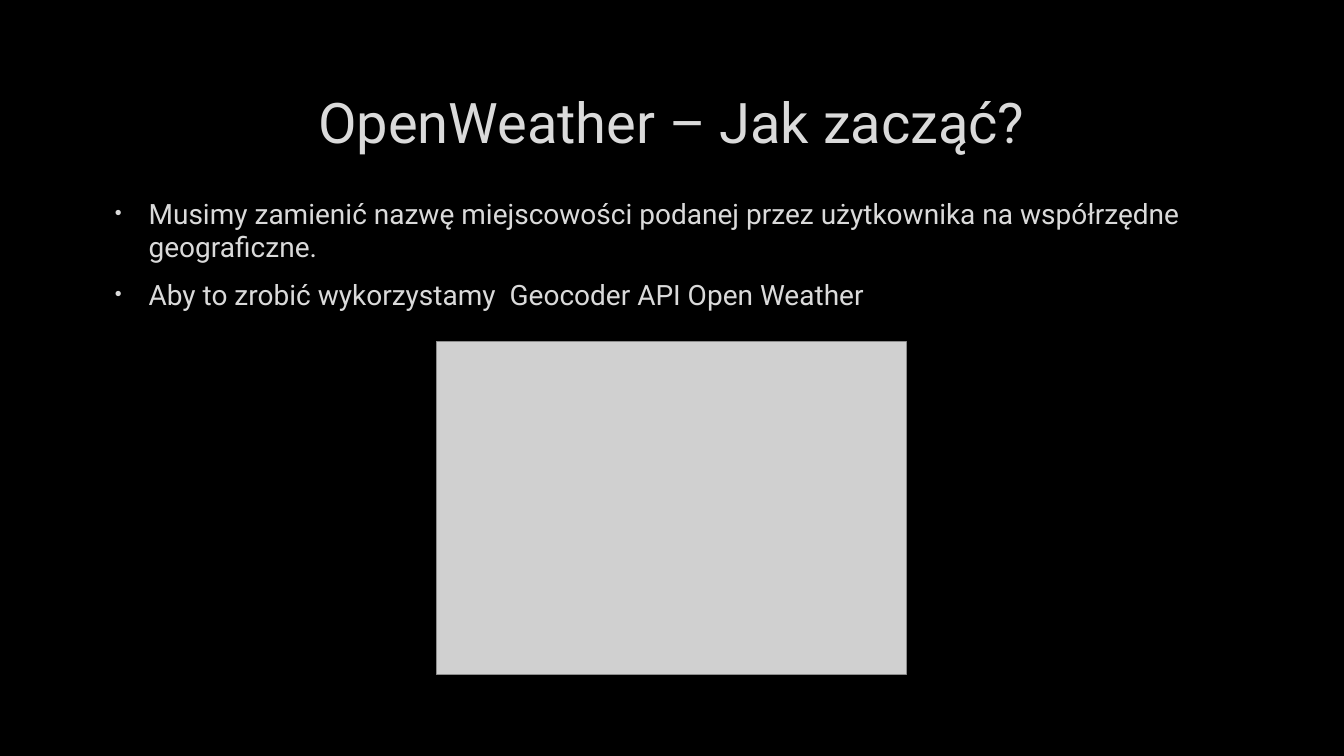
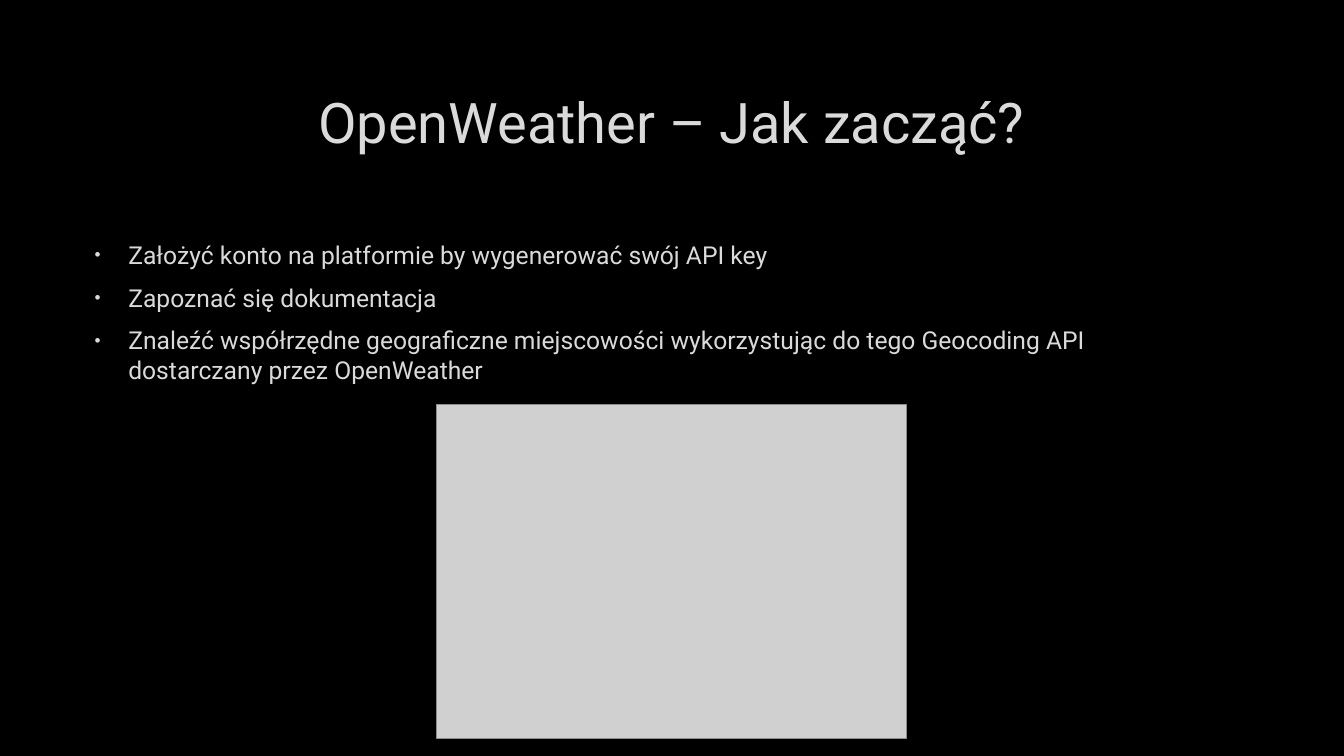
Before and after one commit to Luckownia/WeatherForecastApp, a slide deck: slide 16 of Aplikacja pogodowa na Androida.pptx. Drawn at 1344x756 pixels with LibreOffice and Linux fonts; fonts in the diff are those of the drawing; grey boxes stand for pictures; background and template pictures are left out. Boxes give left, top, right and bottom in pixels: in the first picture for what was removed or moved away, otherwise in the second. Text is boxed around its words. In the diff, an @@ line names an element or a change of style, - is before the commit and + after.

```diff
--- a/Aplikacja pogodowa na Androida.pptx
+++ b/Aplikacja pogodowa na Androida.pptx
@@ text at [128,245,1084,385]: text changed; size 20 to 17.6 pt @@
-• Musimy zamienić nazwę miejscowości podanej przez użytkownika na współrzędne geograficzne.
-• Aby to zrobić wykorzystamy Geocoder API Open Weather
+• Założyć konto na platformie by wygenerować swój API key
+• Zapoznać się dokumentacja
+• Znaleźć współrzędne geograficzne miejscowości wykorzystując do tego Geocoding API dostarczany przez OpenWeather
@@ picture: place and size @@
-picture at [437,341,906,675]
+picture at [437,404,906,738]
```
Also in this commit, not shown: 5 other slides changed.
